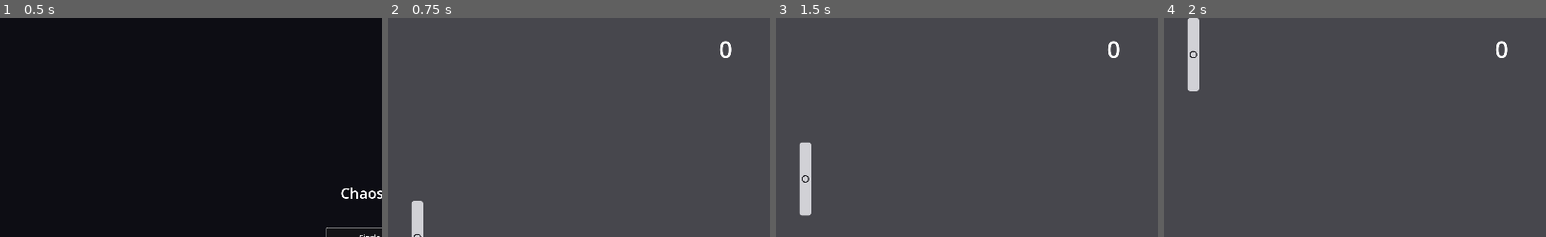
Above: before the commit, frames 1-4 (left to right).
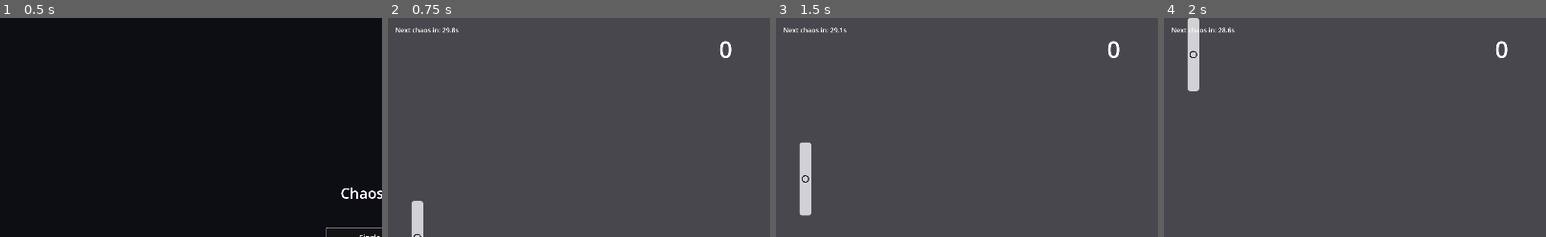
Above: after the commit, the same moments.

Repository: rbankhead/chaos-pong
Game: Godot game, scene res://scenes/menu.tscn
The game is run twice, just before and just after one commit, with the same random seed, the same clock (stepped at 60 frames per second) and the same inputs.
Inputs (mouse positions are % of the whole screen's width and height, from its top left):
- Up to frame 1 (0.5 s): no input
- Up to frame 2 (0.75 s): click "Single Player" at 0.5 s
- Up to frame 3 (1.5 s): tap Enter at 1.25 s; move the mouse to (72, 45) at 1.27 s; hold W from 1.28 s (still down); hold Shift from 1.28 s (still down); click (72, 45) at 1.42 s
- Up to frame 4 (2 s): keep holding W; keep holding Shift; tap Space at 1.52 s
The pictures show only the part of the screen within x 0-50%, y 0-50%; the shares and areas given below are measured in that part.

Frame 1 is identical in both runs. In frame 2, 0.2% of the frame differs, in the area x 2-19%, y 4-7%; in frame 3, 0.2%; in frame 4, 0.2%.

Commit message:
Show a debug-build-only countdown to the next chaos effect.
Co-Authored-By: Claude Sonnet 5 <noreply@anthropic.com>
Claude-Session: https://claude.ai/code/session_01PizAb2X1jqra4Un5GdMisC

Diff:
--- a/scenes/game.tscn
+++ b/scenes/game.tscn
@@ -41,3 +41,11 @@
 theme_override_font_sizes/font_size = 64
 text = "0"
 horizontal_alignment = 1
+
+[node name="DebugTimer" type="Label" parent="UI"]
+offset_left = 20.0
+offset_top = 20.0
+offset_right = 300.0
+offset_bottom = 50.0
+theme_override_font_sizes/font_size = 18
+text = ""
--- a/scripts/game.gd
+++ b/scripts/game.gd
@@ -7,6 +7,7 @@
 @onready var right_paddle: Paddle = $RightPaddle
 @onready var left_score_label: Label = $UI/LeftScore
 @onready var right_score_label: Label = $UI/RightScore
+@onready var debug_timer_label: Label = $UI/DebugTimer
 
 var balls: Array[Ball] = []
 var edge_paddles: Array[EdgePaddle] = []
@@ -26,6 +27,7 @@
 		right_paddle.ai_target = $Ball
 	_register_ball($Ball)
 	_update_score_labels()
+	debug_timer_label.visible = OS.is_debug_build()
 
 
 func _process(delta: float) -> void:
@@ -33,6 +35,12 @@
 	if chaos_timer >= next_chaos_time and not chaos_pool.is_empty():
 		next_chaos_time += CHAOS_INTERVAL
 		_trigger_random_chaos()
+
+	if OS.is_debug_build():
+		if chaos_pool.is_empty():
+			debug_timer_label.text = "Chaos: all fired (t=%.1fs)" % chaos_timer
+		else:
+			debug_timer_label.text = "Next chaos in: %.1fs" % max(next_chaos_time - chaos_timer, 0.0)
 
 	for ball in balls:
 		if ball.velocity.x < 0.0 and ball.get_rect().intersects(left_paddle.get_rect()):
